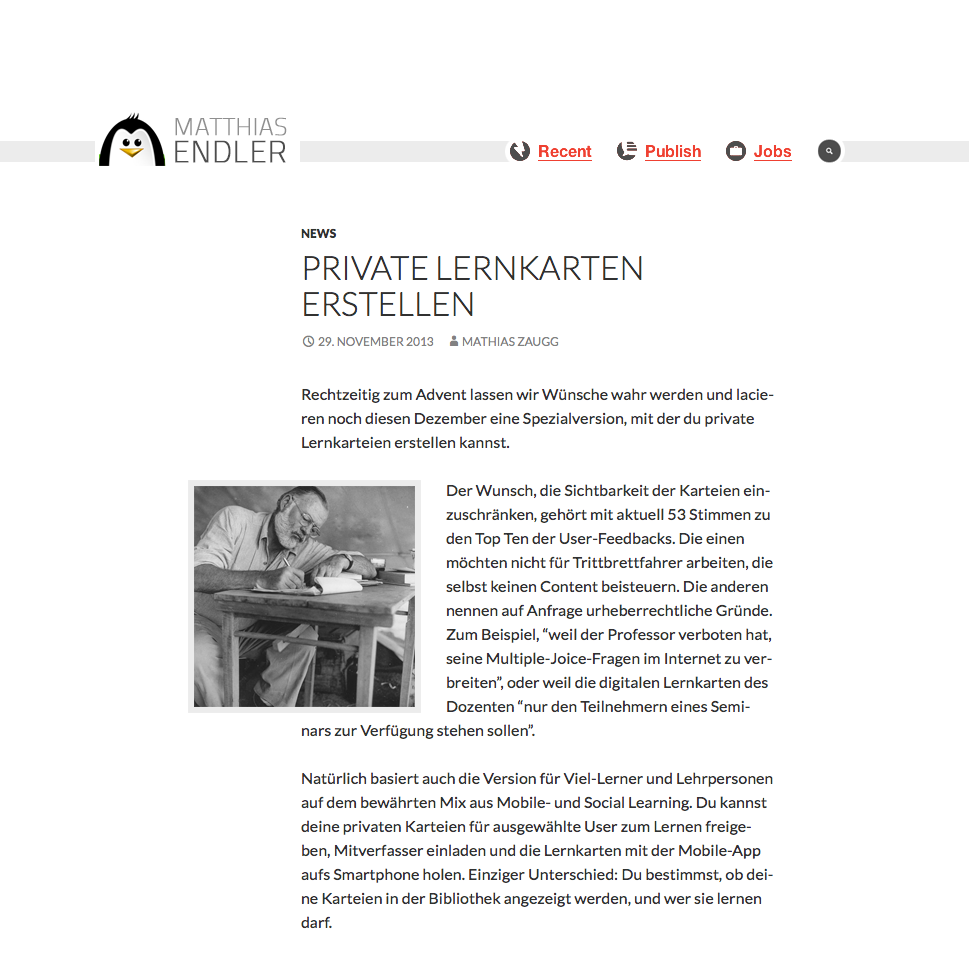
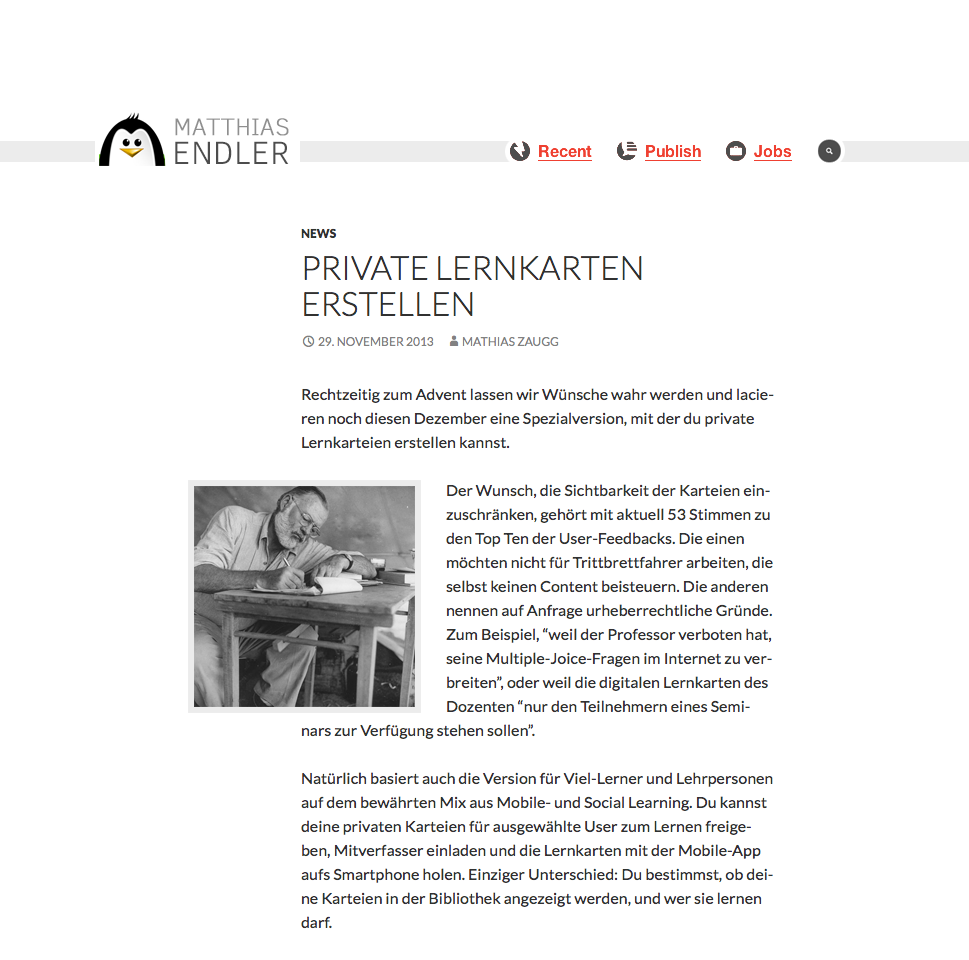
The second (969, 960) image is a revision of the first. Changes to its layers:
painted on "Matthias" over 175, 117, 289, 136
painted on "Endler" over 175, 140, 289, 164
